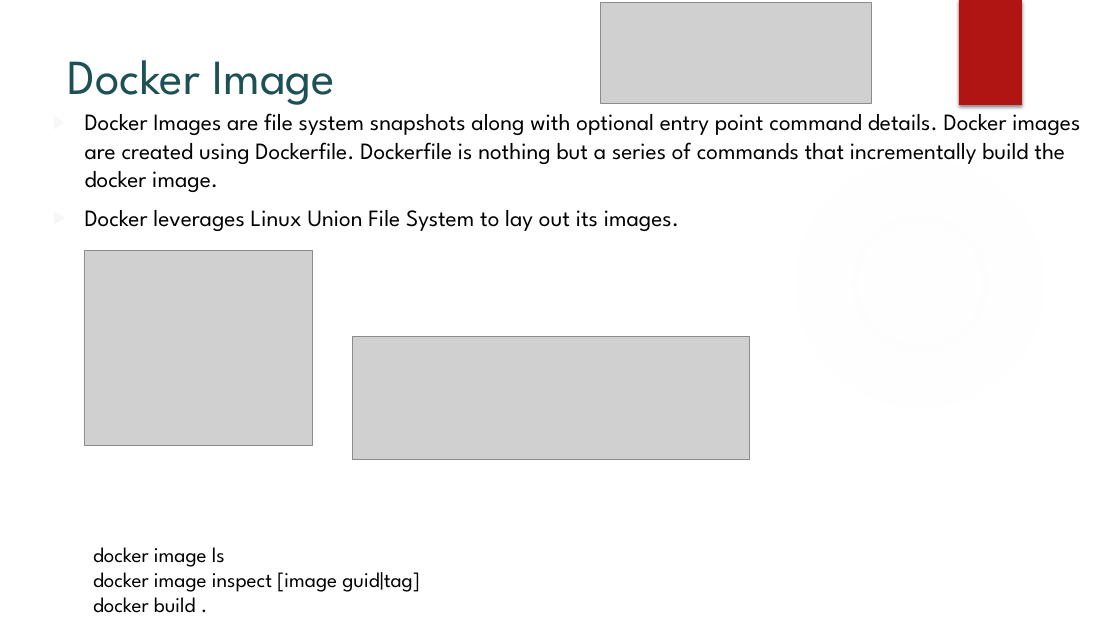
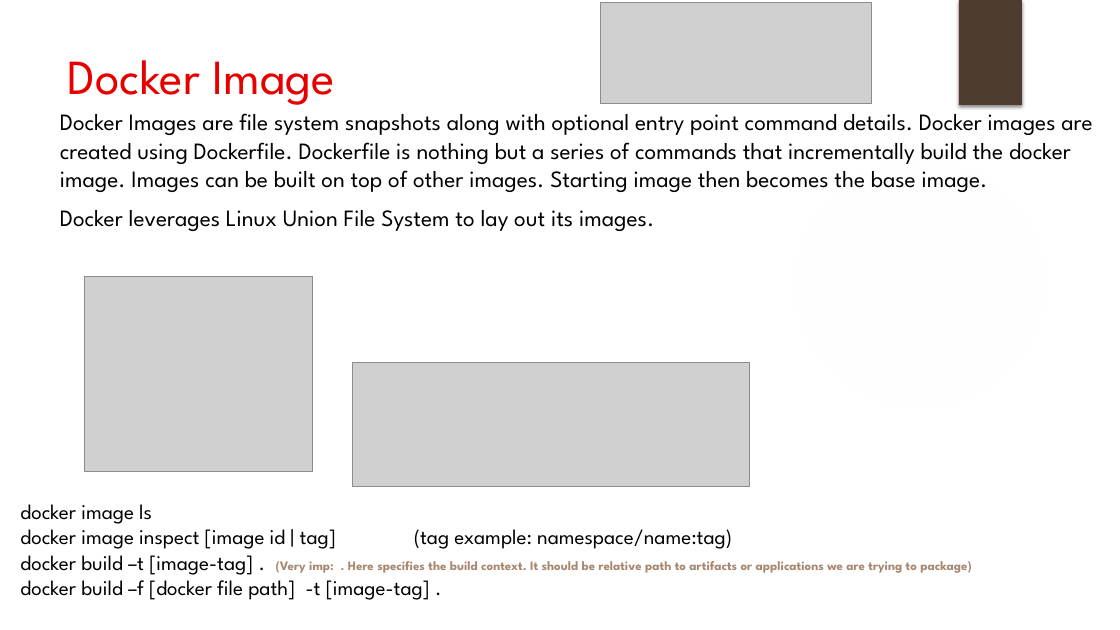
Before and after one commit to CodeItOnGit/presentations, a slide deck: slide 8 of DockerSeries/Part1-Fundamentals/Docker Fundamentals.pptx. Drawn at 1120x630 pixels with LibreOffice and Linux fonts; fonts in the diff are those of the drawing; grey boxes stand for pictures; background and template pictures are left out. Boxes give left, top, right and bottom in pixels: in the first picture for what was removed or moved away, otherwise in the second. Text is boxed around its words. In the diff, an @@ line names an element or a change of style, - is before the commit and + after.

Commit message:
Completed deck for Docker Fundamentals

```diff
--- a/DockerSeries/Part1-Fundamentals/Docker Fundamentals.pptx
+++ b/DockerSeries/Part1-Fundamentals/Docker Fundamentals.pptx
@@ rectangle at [959, 0, 1022, 105]: fill #B01513 to #4D3C2F @@
@@ title "Docker Image" at [68, 60, 335, 105]: text colour #1E5155 to #E60000 @@
@@ text "Docker Images are file system ...": place and size @@
-text "Docker Images are file system ..." at [85, 107, 1080, 231]
+text "Docker Images are file system ..." at [60, 107, 1092, 231]
@@ text at [60, 107, 1092, 192]: text changed @@
-▶ Docker Images are file system snapshots along with optional entry point command details. Docker images are created using Dockerfile. Dockerfile is nothing but a series of commands that incrementally build the docker image.
+▶ Docker Images are file system snapshots along with optional entry point command details. Docker images are created using Dockerfile. Dockerfile is nothing but a series of commands that incrementally build the docker image. Images can be built on top of other images. Starting image then becomes the base image.
@@ ellipse at [791, 154, 1049, 413]: fill gradient #F3F3F3 to gradient #FFFFFF @@
@@ text at [60, 210, 654, 231]: bullet colour #F7F7F7 to #FFFFFF @@
@@ picture: place and size @@
-picture at [85, 250, 313, 445]
+picture at [85, 276, 313, 471]
@@ picture: place and size @@
-picture at [353, 336, 749, 460]
+picture at [353, 363, 749, 486]
@@ text "docker image ls": place and size @@
-text "docker image ls" at [93, 547, 420, 613]
+text "docker image ls" at [20, 504, 971, 600]
@@ text at [20, 529, 971, 600]: text changed @@
-docker image inspect [image guid|tag]
-docker build .
+docker image inspect [image id | tag] (tag example: namespace/name:tag)
+docker build –t [image-tag] . (Very imp: . Here specifies the build context. It should be relative path to artifacts or applications we are trying to package)
+docker build –f [docker file path] -t [image-tag] .
```
Also in this commit, not shown: 14 other slides changed, 6 slides added, 2 slides removed.
